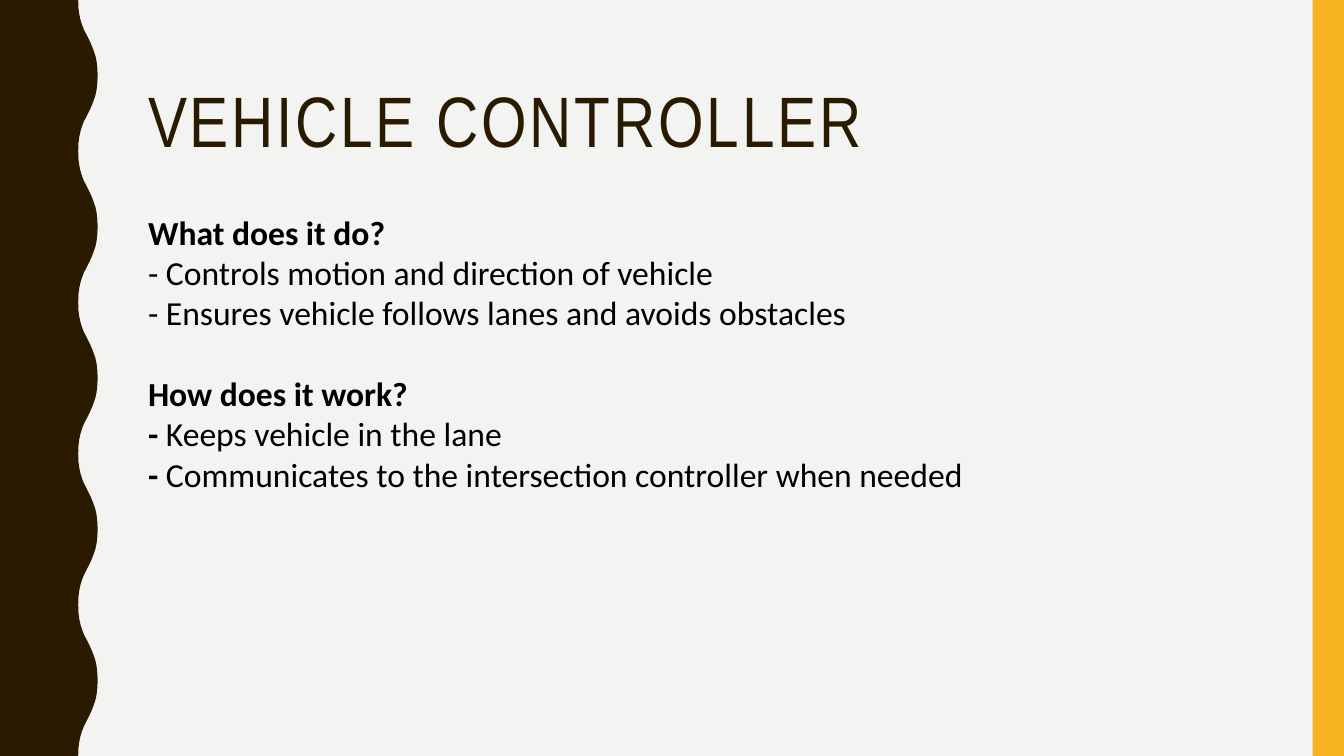
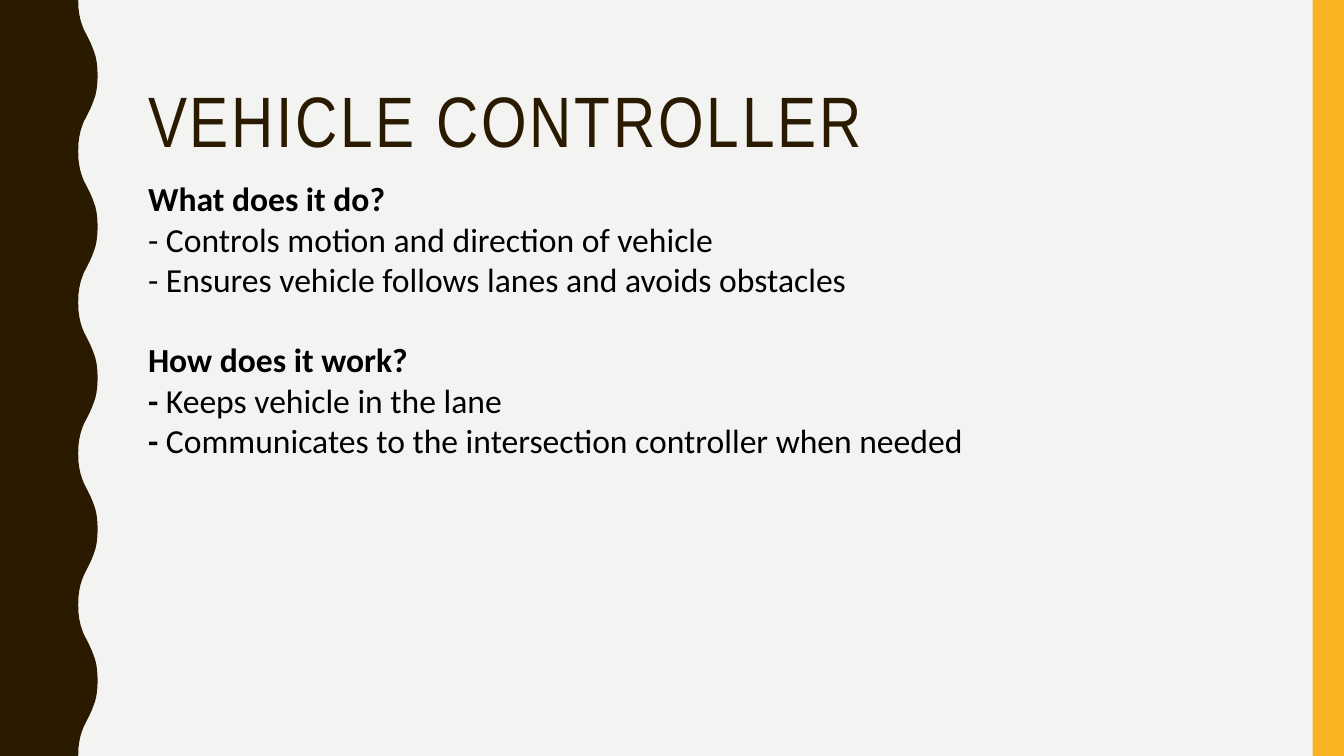
Before and after one commit to jean-lucas/vic, a slide deck: slide 6 of Presentation/Vehicle Intersection Control Presentation.pptx. Drawn at 1344x756 pixels with LibreOffice and Linux fonts; fonts in the diff are those of the drawing. Boxes give left, top, right and bottom in pixels: in the first picture for what was removed or moved away, otherwise in the second. Text is boxed around its words. In the diff, an @@ line names an element or a change of style, - is before the commit and + after.

```diff
--- a/Presentation/Vehicle Intersection Control Presentation.pptx
+++ b/Presentation/Vehicle Intersection Control Presentation.pptx
@@ text "What does it do?": place and size @@
-text "What does it do?" at [148,221,962,488]
+text "What does it do?" at [148,187,962,454]
```
Also in this commit, not shown: 2 other slides changed, 1 slide added, 2 slides removed.
